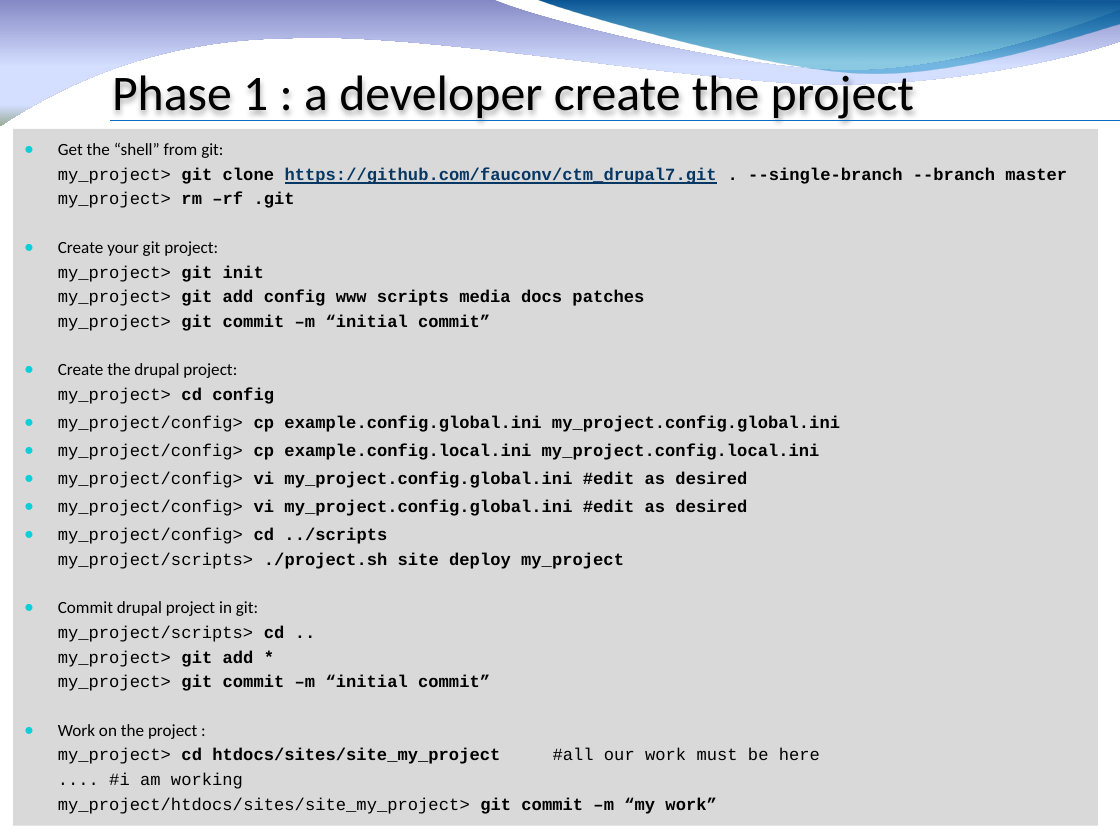
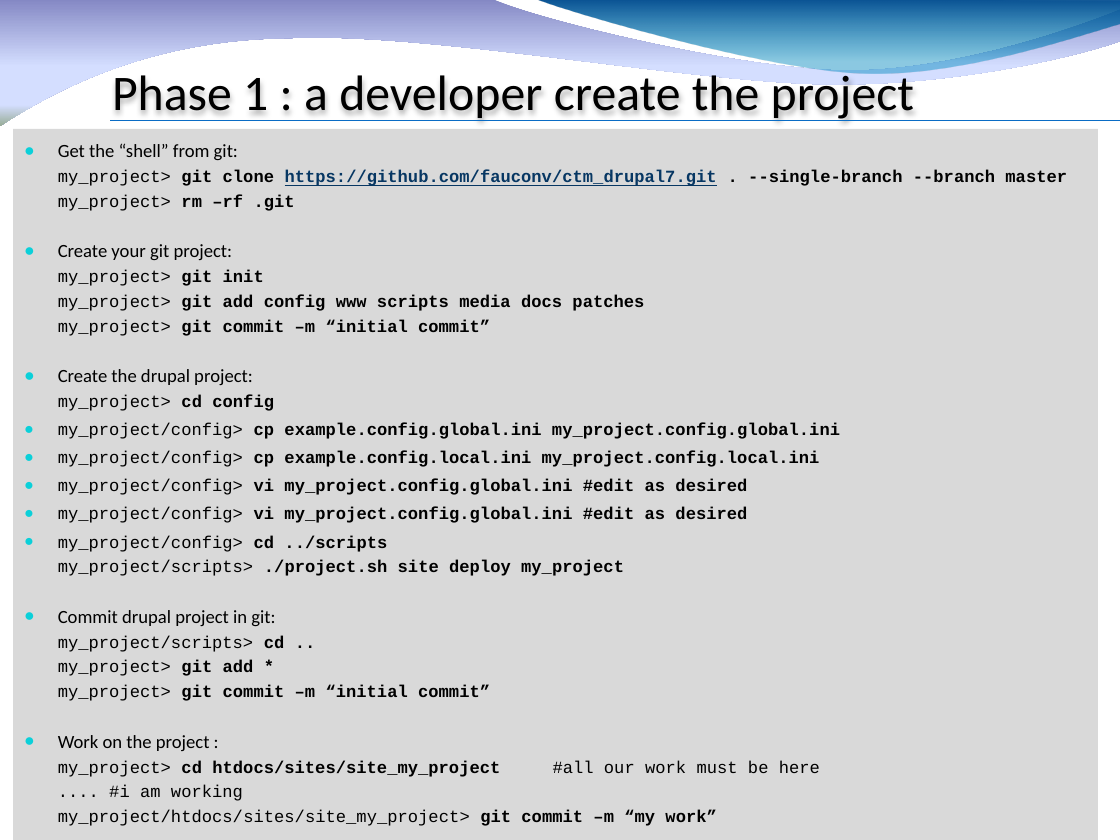
Before and after one commit to fauconv/ctm_drupal7, a slide deck: slide 2 of docs/Drupal 7 CTM factory - workflow.pptx. Drawn at 1120x840 pixels with LibreOffice and Linux fonts; fonts in the diff are those of the drawing; background and template pictures are left out. Boxes give left, top, right and bottom in pixels: in the first picture for what was removed or moved away, otherwise in the second. Text is boxed around its words. In the diff, an @@ line names an element or a change of style, - is before the commit and + after.

```diff
--- a/docs/Drupal 7 CTM factory - workflow.pptx
+++ b/docs/Drupal 7 CTM factory - workflow.pptx
@@ text "Get the “shell” from git: ...": place and size @@
-text "Get the “shell” from git: ..." at [13, 129, 1099, 825]
+text "Get the “shell” from git: ..." at [13, 129, 1099, 840]
@@ text at [58, 143, 1067, 826]: size 11 to 12 pt in "Get the “shell” from git:", "Create your git project:", "Create the drupal project:", "Commit drupal project in git:" and 1 more places @@
```
Also in this commit, not shown: 2 other slides changed, 14 other files.
